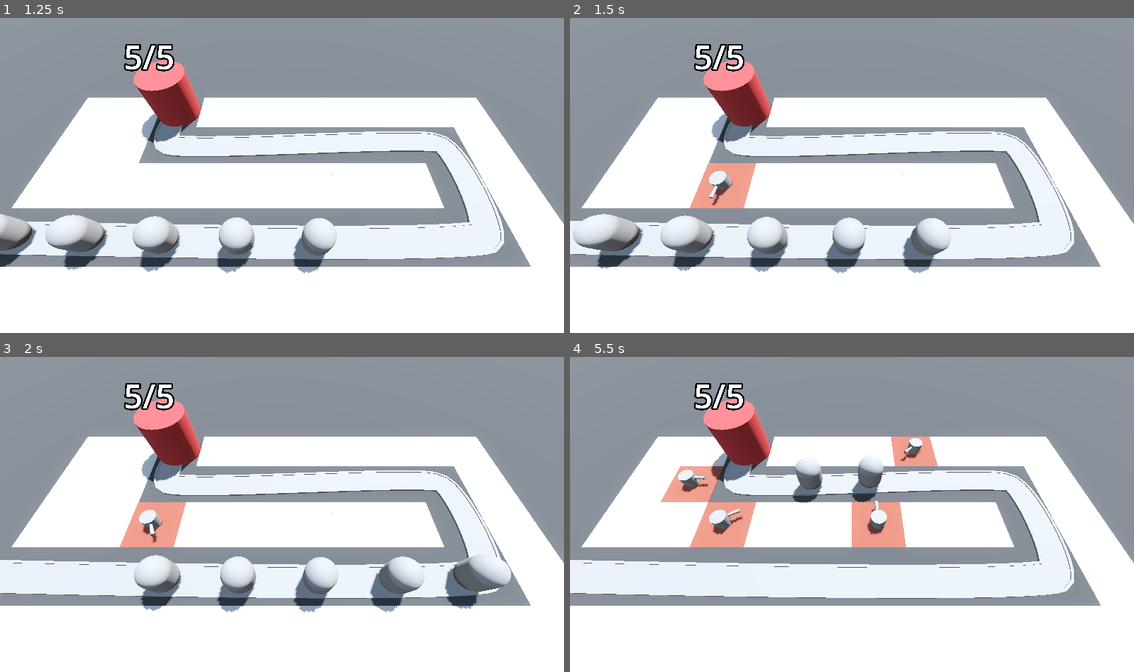
Above: before the commit, frames 1-4 (two rows, left to right).
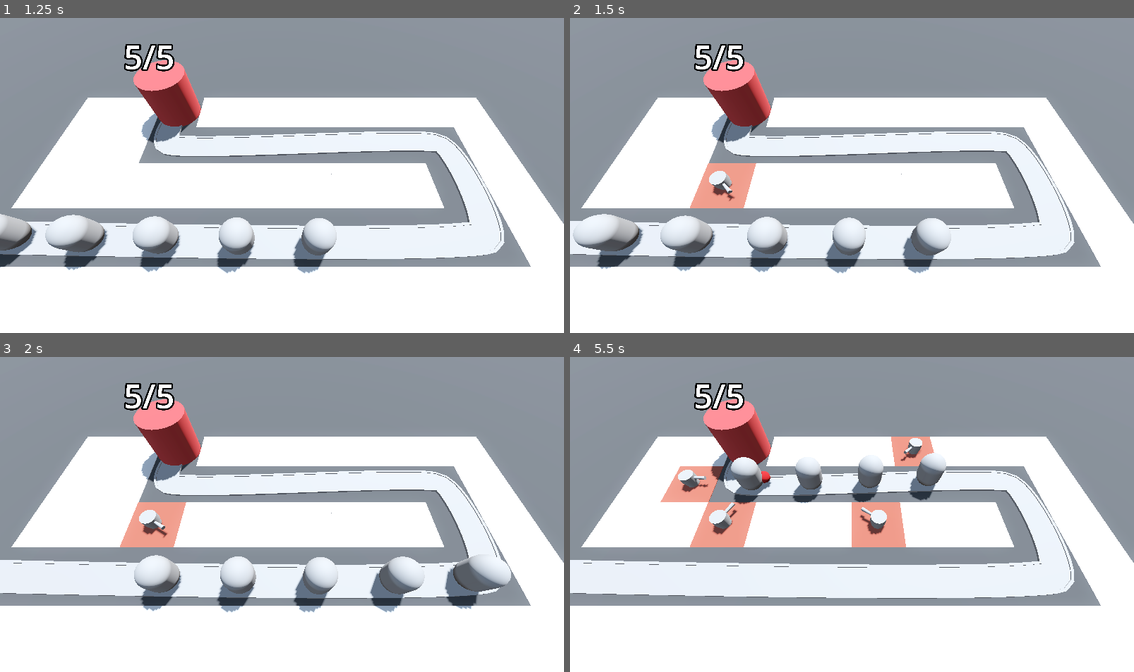
Above: after the commit, the same moments.

Repository: vibrunazo/godot-barbarian
Game: Godot game, scene res://levels/base_level.tscn
The game is run twice, just before and just after one commit, with the same random seed, the same clock (stepped at 60 frames per second) and the same inputs.
Inputs (mouse positions are in pixels of both pictures, inside the frame that each line leads up to):
- Up to frame 1 (1.25 s): tap Enter at 0.5 s; move the mouse to (406, 159) at 0.52 s; press the mouse at (406, 159) at 0.53 s
- Up to frame 2 (1.5 s): move the mouse to (739, 191) at 1.27 s; release the mouse at (739, 191) at 1.28 s; tap S (toggle_speed) at 1.35 s
- Up to frame 3 (2 s): no input
- Up to frame 4 (5.5 s): move the mouse to (908, 445) at 2.02 s; press the mouse at (908, 445) at 2.03 s; move the mouse to (823, 577) at 2.77 s; release the mouse at (823, 577) at 2.78 s; tap S (toggle_speed) at 2.85, 4.35 s; move the mouse to (1021, 561) at 3.52 s; press the mouse at (1021, 561) at 3.53 s; move the mouse to (682, 467) at 4.27 s; release the mouse at (682, 467) at 4.28 s; move the mouse to (880, 514) at 5.02 s; press the mouse at (880, 514) at 5.03 s

Frame 1 is identical in both runs. In frame 2, 0.1% of the frame differs, in the area x 24-30%, y 48-60%; in frame 3, 0.1%; in frame 4, 1.4%, in the area x 21-67%, y 30-54%.

Commit message:
51. For Loops and Targeting

Diff:
--- a/turret/turret.gd
+++ b/turret/turret.gd
@@ -1,6 +1,7 @@
 class_name Turret
 extends Node3D
 
+@export var turret_range: float = 10.0
 @export var projectile_scene: PackedScene
 
 @onready var attack_timer: Timer = $AttackTimer
@@ -19,24 +20,35 @@
 
 func rotate_to_target() -> void:
 	if not enemy_path: return
-	var enemy: Enemy = find_closest_enemy()
-	if not enemy: return
-	target = enemy
-	look_at(enemy.global_position, Vector3.UP, true)
+	target = find_best_enemy()
+	if not target: return
+	look_at(target.global_position, Vector3.UP, true)
 
+## Returns the enemy that is closest to the turret
 func find_closest_enemy() -> Enemy:
-	var enemy: Enemy
+	var enemy: Enemy = null
 	var best_score: float
 	for child in enemy_path.get_children():
 		if child is Enemy:
 			var distance: float = global_position.distance_to(child.global_position)
-			@warning_ignore("unassigned_variable")
-			if not enemy:
+			if distance > turret_range: continue
+			if not enemy or distance < best_score:
 				enemy = child
 				best_score = distance
-			elif distance < best_score:
+	return enemy
+
+## Returns the enemy that is furthest in the path
+func find_best_enemy() -> Enemy:
+	var enemy: Enemy = null
+	var best_score: float
+	for child in enemy_path.get_children():
+		if child is Enemy:
+			var distance: float = global_position.distance_to(child.global_position)
+			if distance > turret_range: continue
+			var progress: float = child.progress
+			if not enemy or progress > best_score:
 				enemy = child
-				best_score = distance
+				best_score = progress
 	return enemy
 
 func spawn_projectile() -> void:
